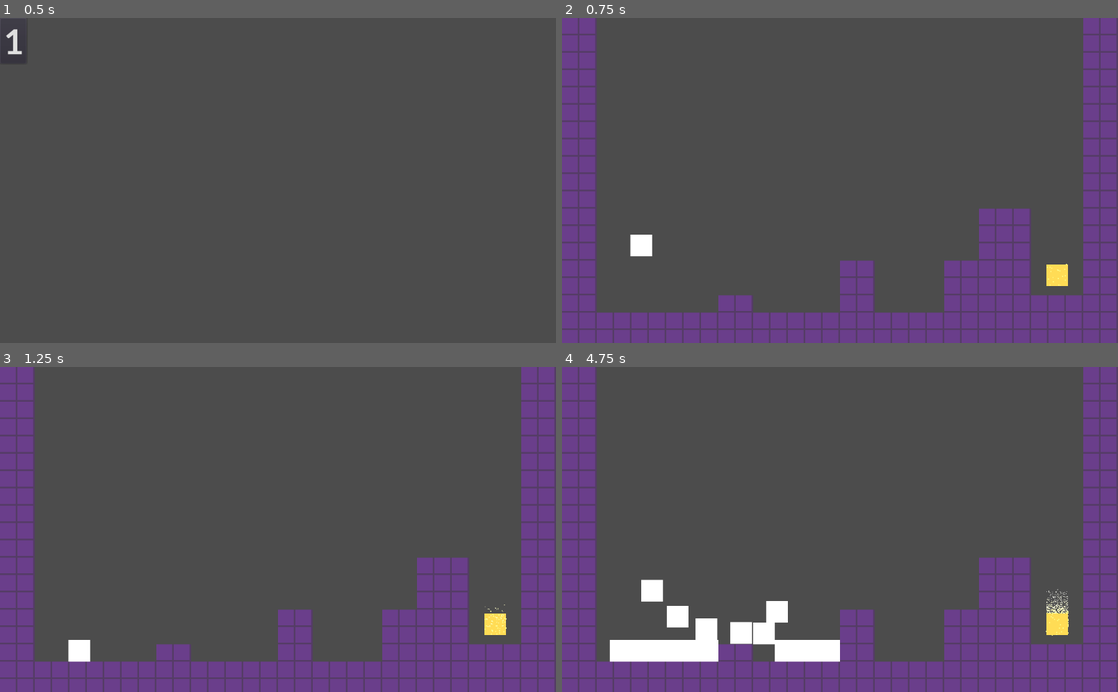
Above: before the commit, frames 1-4 (two rows, left to right).
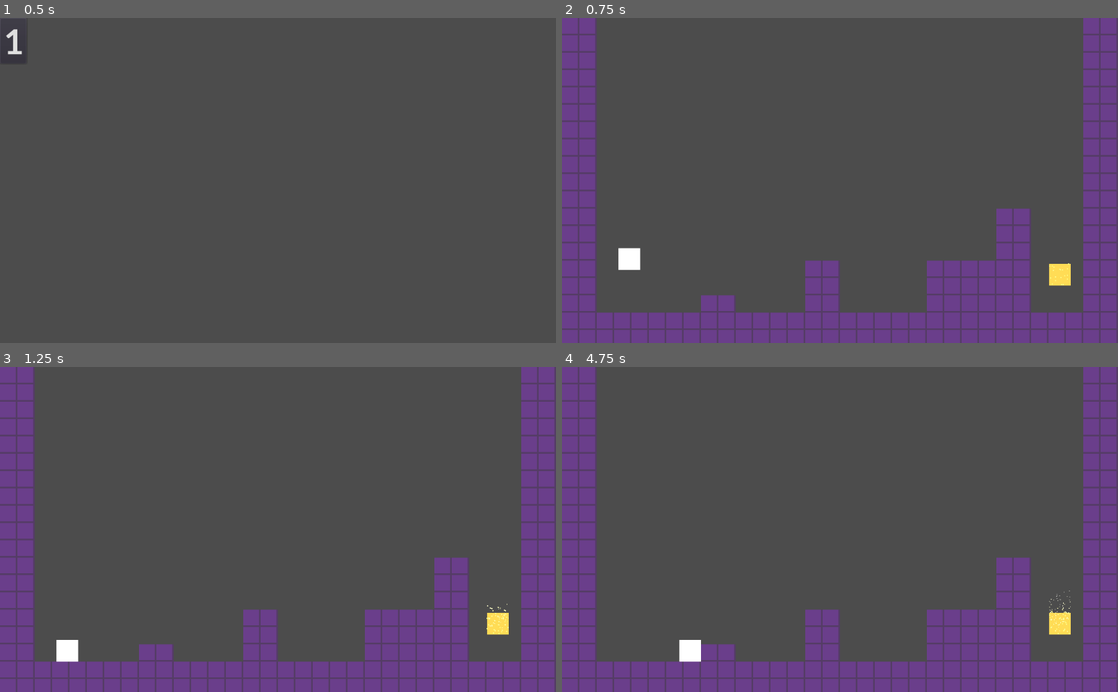
Above: after the commit, the same moments.

Repository: deengames-prototypes/designer-platformer
Game: Godot game, scene res://LevelSelection.tscn
The game is run twice, just before and just after one commit, with the same random seed, the same clock (stepped at 60 frames per second) and the same inputs.
Inputs:
- Up to frame 1 (0.5 s): no input
- Up to frame 2 (0.75 s): click "1" at 0.5 s
- Up to frame 3 (1.25 s): no input
- Up to frame 4 (4.75 s): tap Enter (ui_accept) at 1.25, 1.35, 1.52, 1.82, 2.1, 2.27, 2.57, 2.85, 3.6, 3.77, 4.07, 4.35, 4.52 s; hold Right (ui_right) 1.28-2.78 s; hold Left (ui_left) 2.78-3.53 s; hold Right (ui_right) from 3.53 s (still down)

Frame 1 is identical in both runs. In frame 2, 4.4% of the frame differs, in the area x 10-94%, y 58-91%; in frame 3, 4.3%; in frame 4, 7.0%, in the area x 8-94%, y 58-91%.

Commit message:
Fixed bugs by using base level scene. This makes level switching easier. Reloading on death will be easy, too.

Diff:
--- a/prototype/CoreGame.gd
+++ b/prototype/BaseLevel.gd
@@ -6,24 +6,20 @@
 
 var _game_over:bool = false
 
-func load_level(number:int) -> void:
-	var level_type = load("res://Levels/Level" + str(number) + ".tscn")
-	var level = level_type.instance()
-
-	for child in level.get_children():
+func _ready() -> void:
+	for child in get_children():
 		if child is Exit:
 			child.connect("player_exited", self, "_on_player_exited")
 		# TODO: find player, note location, and respawn there if dies
-
-	add_child(level)
 
 func _on_player_exited(player:KinematicBody2D) -> void:
 	# prevent it from happening multiple times
 	if player != null and is_instance_valid(player):
 		player.queue_free()
+
 	_victory.visible = true
 	_game_over = true
 
 func _unhandled_input(_event) -> void:
 	if _game_over and Input.is_action_just_pressed("ui_accept"):
-		get_tree().change_scene("res://LevelSelection.tscn")
+		assert(get_tree().change_scene("res://LevelSelection.tscn") == OK)
--- a/prototype/CoreGame.tscn
+++ b/prototype/BaseLevel.tscn
@@ -1,14 +1,14 @@
 [gd_scene load_steps=4 format=2]
 
-[ext_resource path="res://CoreGame.gd" type="Script" id=1]
-[ext_resource path="res://Assets/Fonts/Lato-Bold.ttf" type="DynamicFontData" id=2]
+[ext_resource path="res://Assets/Fonts/Lato-Bold.ttf" type="DynamicFontData" id=1]
+[ext_resource path="res://BaseLevel.gd" type="Script" id=2]
 
 [sub_resource type="DynamicFont" id=1]
 size = 144
-font_data = ExtResource( 2 )
+font_data = ExtResource( 1 )
 
 [node name="Node2D" type="Node2D"]
-script = ExtResource( 1 )
+script = ExtResource( 2 )
 
 [node name="Victory" type="CanvasLayer" parent="."]
 
--- a/prototype/Entities/Exit.gd
+++ b/prototype/Entities/Exit.gd
@@ -4,4 +4,4 @@
 
 func _on_Exit_body_entered(body):
 	if body.is_in_group("Player"):
-		emit_signal("player_exited", [body])
+		emit_signal("player_exited", body)
--- a/prototype/LevelSelection.gd
+++ b/prototype/LevelSelection.gd
@@ -1,9 +1,4 @@
 extends Node2D
 
-const CoreGame = preload("res://CoreGame.tscn")
-
 func _on_Level1_pressed():
-	var game = CoreGame.instance()
-	game.load_level(1)
-
-	get_tree().root.add_child(game)
+	assert(get_tree().change_scene("res://Levels/Level1.tscn") == OK)
--- a/prototype/Levels/Level1.tscn
+++ b/prototype/Levels/Level1.tscn
@@ -1,19 +1,20 @@
-[gd_scene load_steps=4 format=2]
+[gd_scene load_steps=5 format=2]
 
 [ext_resource path="res://Entities/Player.tscn" type="PackedScene" id=1]
 [ext_resource path="res://Tilesets/DungeonTileset.tres" type="TileSet" id=2]
-[ext_resource path="res://Entities/Exit.tscn" type="PackedScene" id=3]
+[ext_resource path="res://BaseLevel.tscn" type="PackedScene" id=3]
+[ext_resource path="res://Entities/Exit.tscn" type="PackedScene" id=4]
 
-[node name="Level" type="Node2D"]
+[node name="Node2D" instance=ExtResource( 3 )]
 
-[node name="KinematicBody2D" parent="." instance=ExtResource( 1 )]
-position = Vector2( 146, 398 )
+[node name="KinematicBody2D" parent="." index="1" instance=ExtResource( 1 )]
+position = Vector2( 124.451, 427.092 )
 
-[node name="TileMap" type="TileMap" parent="."]
+[node name="Exit" parent="." index="2" instance=ExtResource( 4 )]
+position = Vector2( 896.611, 453.963 )
+
+[node name="TileMap" type="TileMap" parent="." index="3"]
 tile_set = ExtResource( 2 )
 cell_size = Vector2( 32, 32 )
 format = 1
-tile_data = PoolIntArray( 0, 0, 0, 1, 0, 0, 30, 0, 0, 31, 0, …(553 unchanged characters)…  0, 0, 720896, 0, 0, 720897, 0, 0, 720920, 0, 0, 720921, 0, 0, 720922, 0, 0, 720926, 0, 0, 720927, 0, 0, 786432, 0, 0, 786433, 0, 0, 786456, 0, 0, 786457, 0, 0, 786458, 0, 0, 786462, 0, 0, 786463, 0, 0, 851968, 0, 0, 851969, 0, 0, 851992, 0, 0, 851993, 0, 0, 851994, 0, 0, 851998, 0, 0, 851999, 0, 0, 917504, 0, 0, 917505, 0, 0, 917520, 0, 0, 917521, 0, 0, 917526, 0, 0, 917527, 0, 0, 917528, 0, 0, 917529, 0, 0, 917530, 0, 0, 917534, 0, 0, 917535, 0, 0, 983040, 0, 0, 983041, 0, 0, 983056, 0, 0, 983057, 0, 0, 983062, 0, 0, 983063, 0, 0, 983064, 0, 0, 983065, 0, 0, 983066, 0, 0, 983070, 0, 0, 983071, 0, 0, 1048576, 0, 0, 1048577, 0, 0, 1048585, 0, 0, 1048586, 0, 0, 1048592, 0, 0, 1048593, 0, 0, 1048598, 0, 0, 1048599, 0, 0, 1048600, 0, 0, 1048601, 0, 0, 1048602, 0, 0, 1048603, 0, 0, 1048604, 0, 0, 1048605, 0, 0, 1048606, 0, 0, 1048607, 0, 0, 11 …(958 unchanged characters)…
-
-[node name="Exit" parent="." instance=ExtResource( 3 )]
-position = Vector2( 892.324, 455.297 )
+tile_data = PoolIntArray( 0, 0, 0, 1, 0, 0, 30, 0, 0, 31, 0, …(553 unchanged characters)…  0, 0, 720896, 0, 0, 720897, 0, 0, 720921, 0, 0, 720922, 0, 0, 720926, 0, 0, 720927, 0, 0, 786432, 0, 0, 786433, 0, 0, 786457, 0, 0, 786458, 0, 0, 786462, 0, 0, 786463, 0, 0, 851968, 0, 0, 851969, 0, 0, 851993, 0, 0, 851994, 0, 0, 851998, 0, 0, 851999, 0, 0, 917504, 0, 0, 917505, 0, 0, 917518, 0, 0, 917519, 0, 0, 917525, 0, 0, 917526, 0, 0, 917527, 0, 0, 917528, 0, 0, 917529, 0, 0, 917530, 0, 0, 917534, 0, 0, 917535, 0, 0, 983040, 0, 0, 983041, 0, 0, 983054, 0, 0, 983055, 0, 0, 983061, 0, 0, 983062, 0, 0, 983063, 0, 0, 983064, 0, 0, 983065, 0, 0, 983066, 0, 0, 983070, 0, 0, 983071, 0, 0, 1048576, 0, 0, 1048577, 0, 0, 1048584, 0, 0, 1048585, 0, 0, 1048590, 0, 0, 1048591, 0, 0, 1048597, 0, 0, 1048598, 0, 0, 1048599, 0, 0, 1048600, 0, 0, 1048601, 0, 0, 1048602, 0, 0, 1048606, 0, 0, 1048607, 0, 0, 11 …(958 unchanged characters)…
